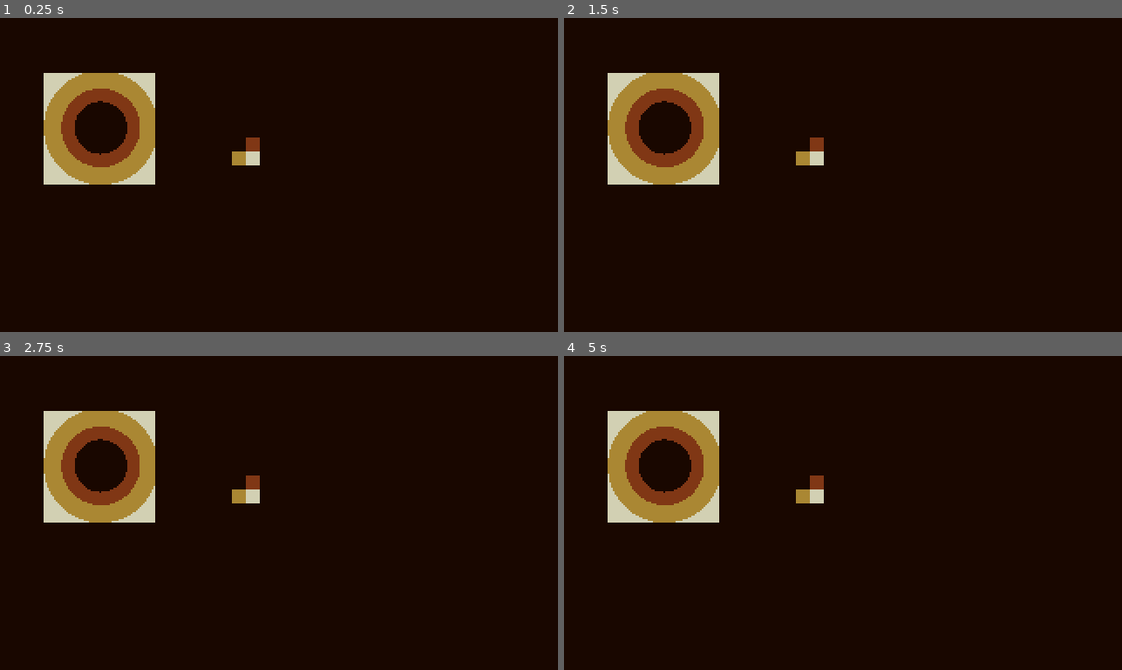
Above: before the commit, frames 1-4 (two rows, left to right).
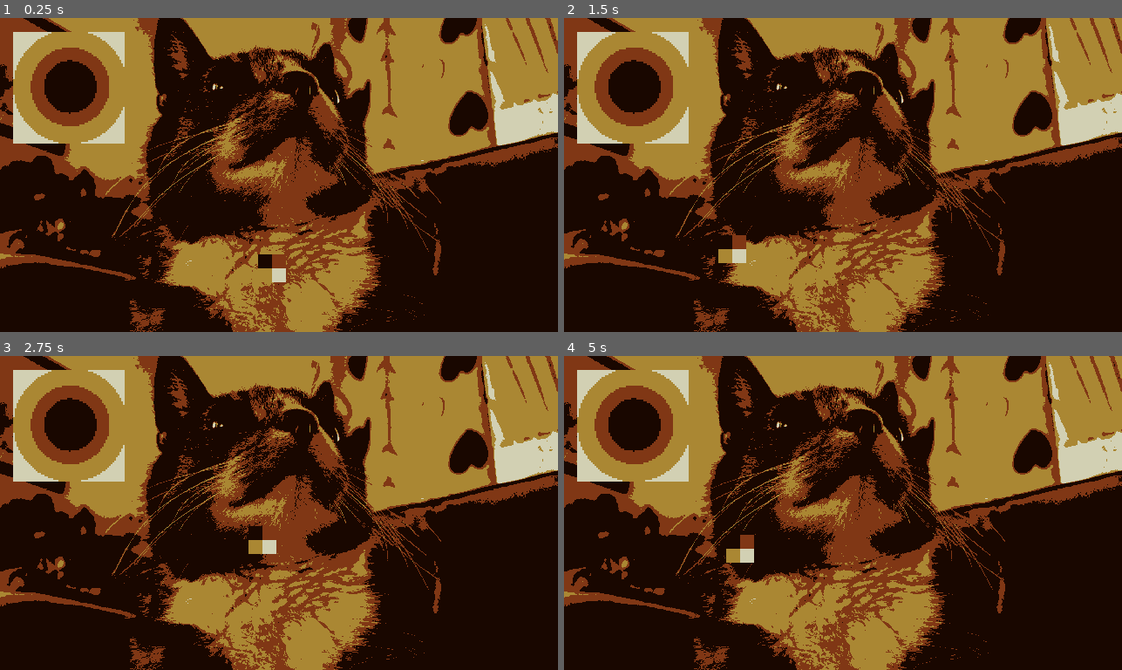
Above: after the commit, the same moments.

Repository: patoporh/palette-testing-godot
Game: Godot game, scene res://scenes/world.tscn
The game is run twice, just before and just after one commit, with the same random seed, the same clock (stepped at 60 frames per second) and the same inputs.
Inputs:
- Up to frame 1 (0.25 s): no input
- Up to frame 2 (1.5 s): no input
- Up to frame 3 (2.75 s): no input
- Up to frame 4 (5 s): no input

The runs differ from the first frame. In frame 1, 50% of the frame differs, in the area x 0-100%, y 0-100%; in frame 2, 50%; in frame 3, 50%; in frame 4, 51%.

Commit message:
Add a cat

Diff:
--- /dev/null
+++ b/scenes/Sprite.gd
@@ -0,0 +1,8 @@
+extends Sprite2D
+
+var i = 0
+
+func _process(delta):
+	i += delta * 2
+	position.x = 256 + cos(i) * 64
+	position.y = 256 + sin(i) * 64
--- a/scenes/world.tscn
+++ b/scenes/world.tscn
@@ -1,7 +1,9 @@
-[gd_scene load_steps=5 format=3 uid="uid://b6borcvd56g6q"]
+[gd_scene load_steps=7 format=3 uid="uid://b6borcvd56g6q"]
 
 [ext_resource type="Texture2D" uid="uid://gyou8idxwahv" path="res://sprites/sprite.png" id="1_j0bt8"]
 [ext_resource type="Material" uid="uid://c7dkyxkdej420" path="res://shaders/replace_color.tres" id="1_mn6ad"]
+[ext_resource type="Script" path="res://scenes/Sprite.gd" id="3_mvio8"]
+[ext_resource type="Texture2D" uid="uid://dv8g8uf8dlufo" path="res://sprites/cat.jpg" id="4_o7ltg"]
 
 [sub_resource type="Gradient" id="Gradient_511mv"]
 
@@ -23,12 +25,18 @@
 grow_horizontal = 2
 grow_vertical = 2
 
+[node name="Cat" type="Sprite2D" parent="."]
+position = Vector2(321, 194)
+scale = Vector2(0.539835, 0.539835)
+texture = ExtResource("4_o7ltg")
+
 [node name="Sprite" type="Sprite2D" parent="."]
 position = Vector2(282, 153)
 scale = Vector2(4, 4)
 texture = ExtResource("1_j0bt8")
+script = ExtResource("3_mvio8")
 
 [node name="Sprite2D" type="Sprite2D" parent="."]
-position = Vector2(114, 127)
+position = Vector2(79, 80)
 scale = Vector2(2, 2)
 texture = SubResource("GradientTexture2D_2ids0")
Binary file added: sprites/cat.jpg
Not shown, added: sprites/cat.jpg.import
